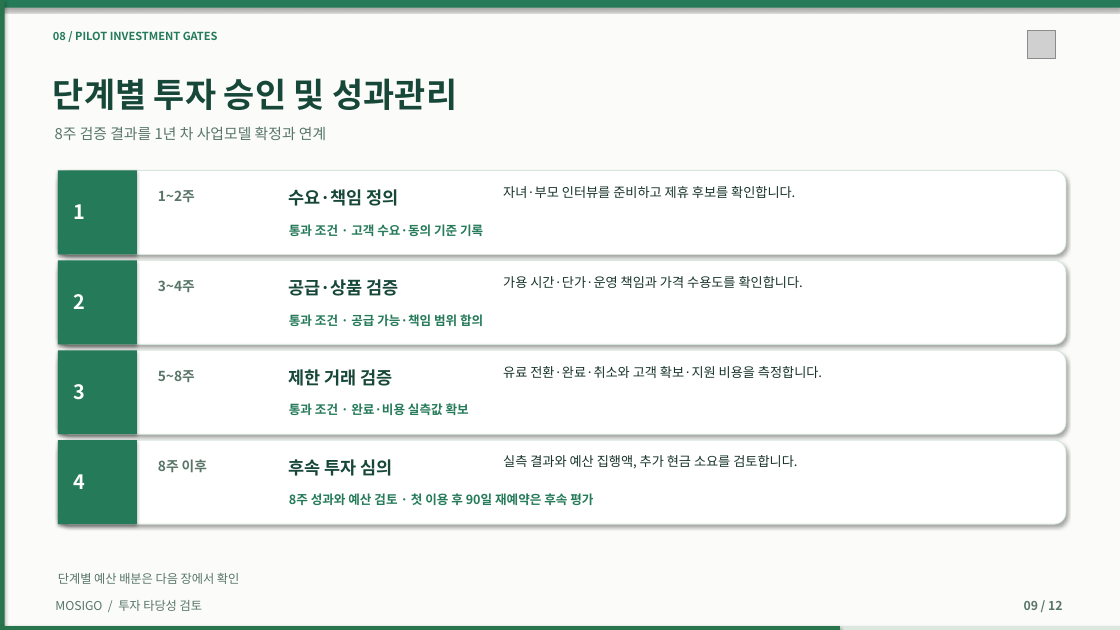
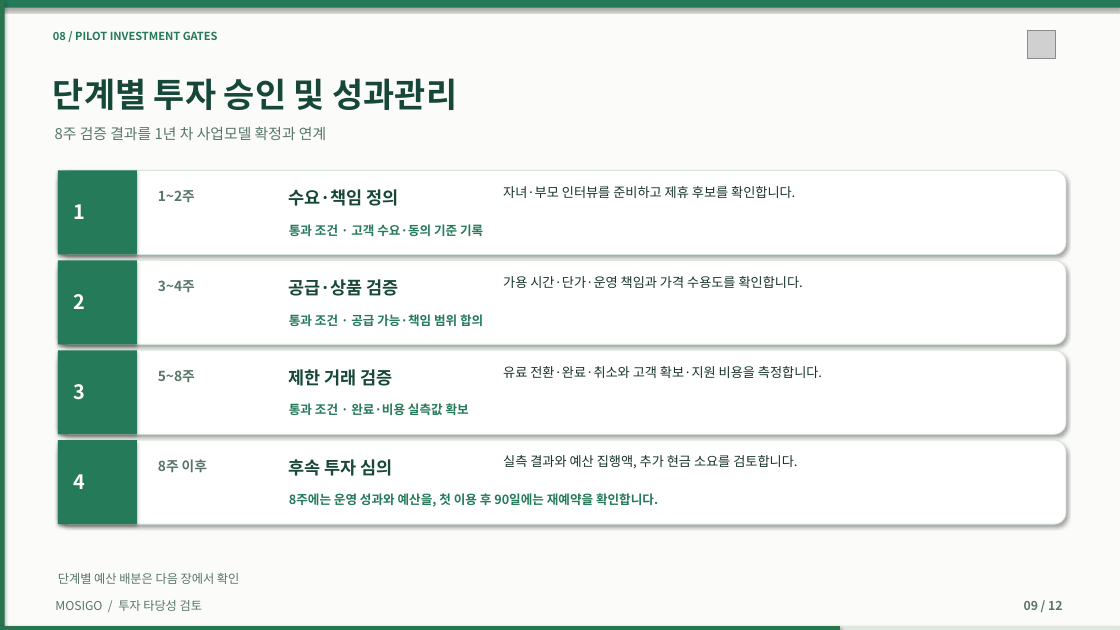
Before and after one commit to dohyunkimmm/mosigo-case-study, a slide deck: slide 9 of downloads/MOSIGO_IR_Investment_Review_12slides.pptx. Drawn at 1120x630 pixels with LibreOffice and Linux fonts; fonts in the diff are those of the drawing; grey boxes stand for pictures. Boxes give left, top, right and bottom in pixels: in the first picture for what was removed or moved away, otherwise in the second. Text is boxed around its words. In the diff, an @@ line names an element or a change of style, - is before the commit and + after.

```diff
--- a/downloads/MOSIGO_IR_Investment_Review_12slides.pptx
+++ b/downloads/MOSIGO_IR_Investment_Review_12slides.pptx
@@ text at (289, 493, 658, 507): text changed @@
-8주 성과와 예산 검토 · 첫 이용 후 90일 재예약은 후속 평가
+8주에는 운영 성과와 예산을, 첫 이용 후 90일에는 재예약을 확인합니다.
```
Also in this commit, not shown: 4 other slides changed, 17 other files.
